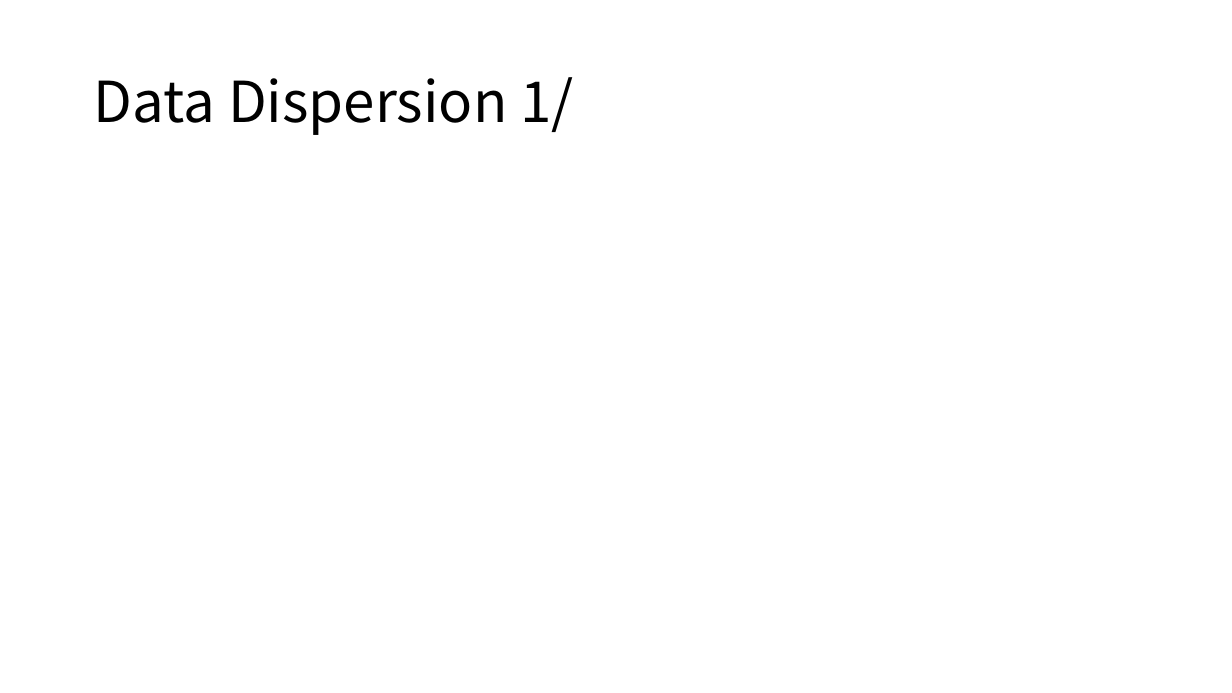
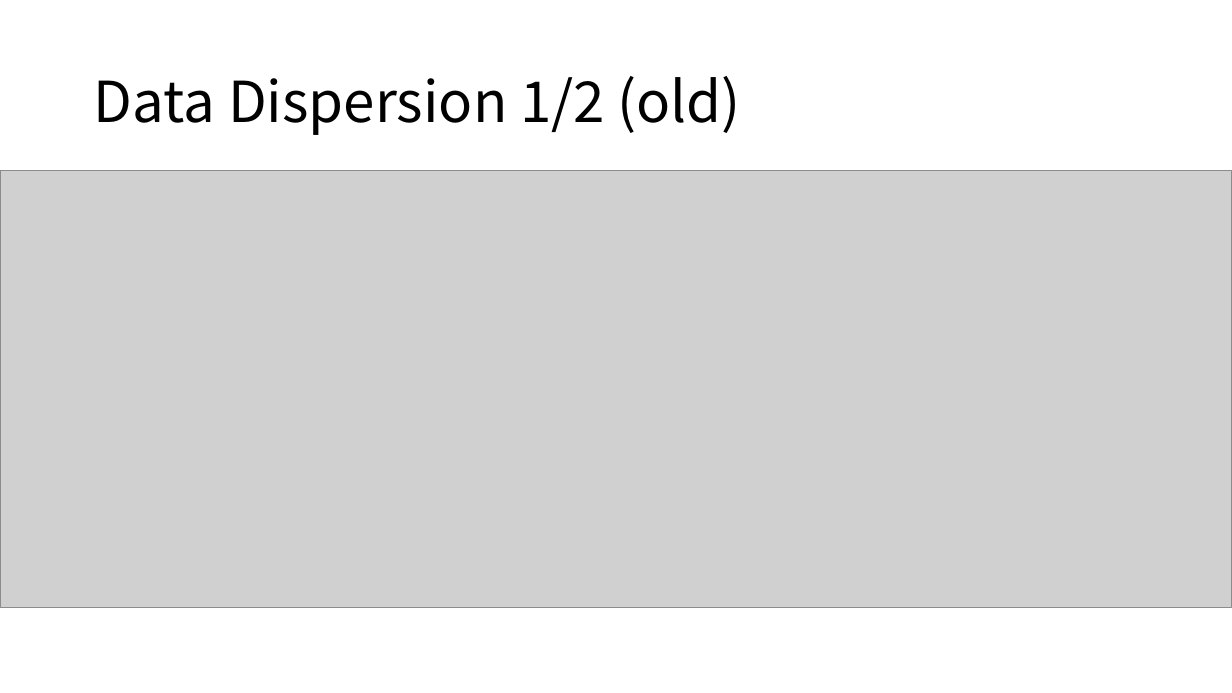
Before and after one commit to Jiarong-L/Thesis2020, a slide deck: slide 13 of Cifar10/TestResults.pptx. Drawn at 1232x693 pixels with LibreOffice and Linux fonts; fonts in the diff are those of the drawing; grey boxes stand for pictures. Boxes give left, top, right and bottom in pixels: in the first picture for what was removed or moved away, otherwise in the second. Text is boxed around its words. In the diff, an @@ line names an element or a change of style, - is before the commit and + after.

```diff
--- a/Cifar10/TestResults.pptx
+++ b/Cifar10/TestResults.pptx
@@ title at [94,76,741,135]: text changed @@
-Data Dispersion 1/
+Data Dispersion 1/2 (old)
@@ picture added at [0,171,1232,608] @@
```
Also in this commit, not shown: 2 other slides changed, 1 slide added, 2 slides removed, 13 other files.
